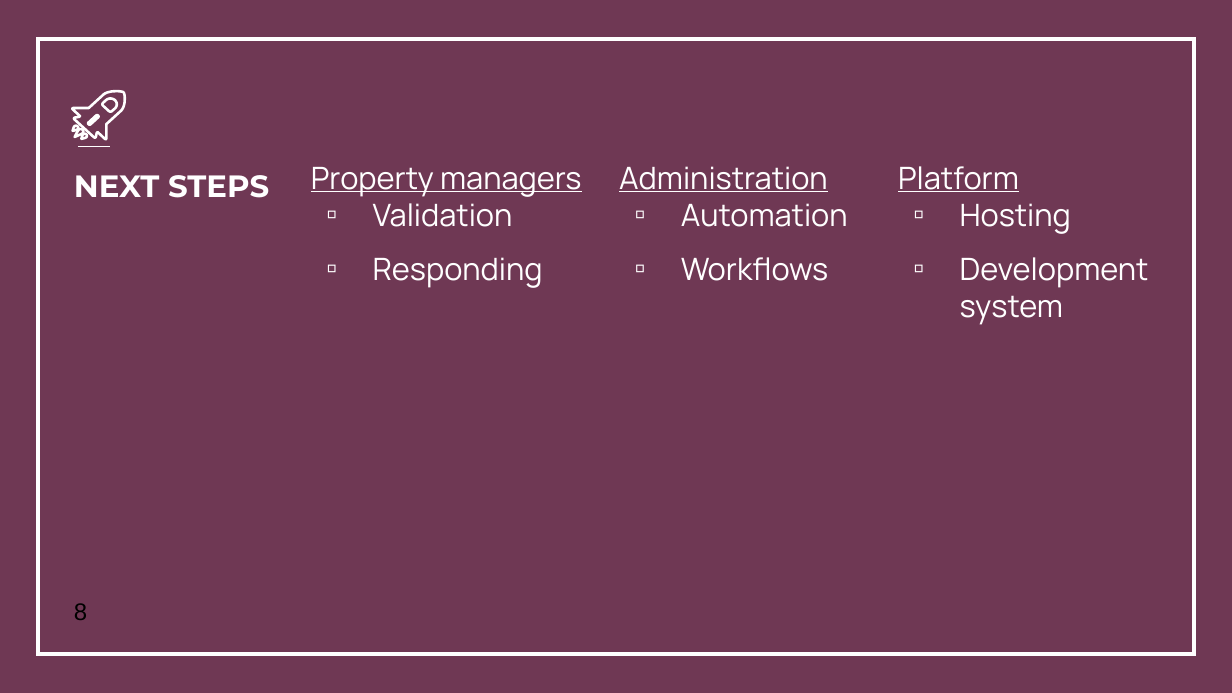
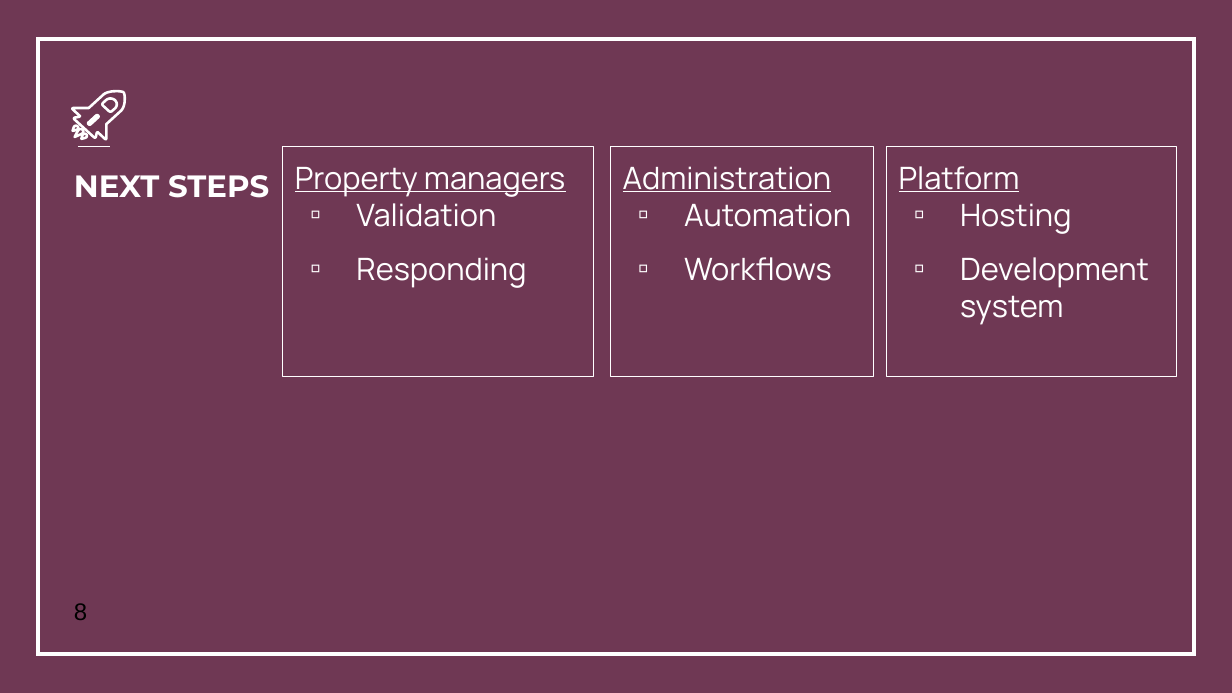
Before and after one commit to Ninjinkai/ScrumbagsProject, a slide deck: slide 8 of Presentation/Service Final Presentation.pptx. Drawn at 1232x693 pixels with LibreOffice and Linux fonts; fonts in the diff are those of the drawing; background and template pictures are left out. Boxes give left, top, right and bottom in pixels: in the first picture for what was removed or moved away, otherwise in the second. Text is boxed around its words. In the diff, an @@ line names an element or a change of style, - is before the commit and + after.

```diff
--- a/Presentation/Service Final Presentation.pptx
+++ b/Presentation/Service Final Presentation.pptx
@@ outline none to #FFFFFF 0.75 pt in 3 elements at box(886, 147, 1177, 377), box(610, 147, 873, 377), box(282, 147, 594, 377) @@
@@ text "Property managers": place and size @@
-text "Property managers" at box(311, 167, 581, 288)
+text "Property managers" at box(282, 147, 594, 377)
@@ text "Administration": place and size @@
-text "Administration" at box(619, 166, 848, 281)
+text "Administration" at box(610, 147, 873, 377)
@@ text "Platform": place and size @@
-text "Platform" at box(898, 166, 1149, 325)
+text "Platform" at box(886, 147, 1177, 377)
```
Also in this commit, not shown: 3 other slides changed, 1 other file.
